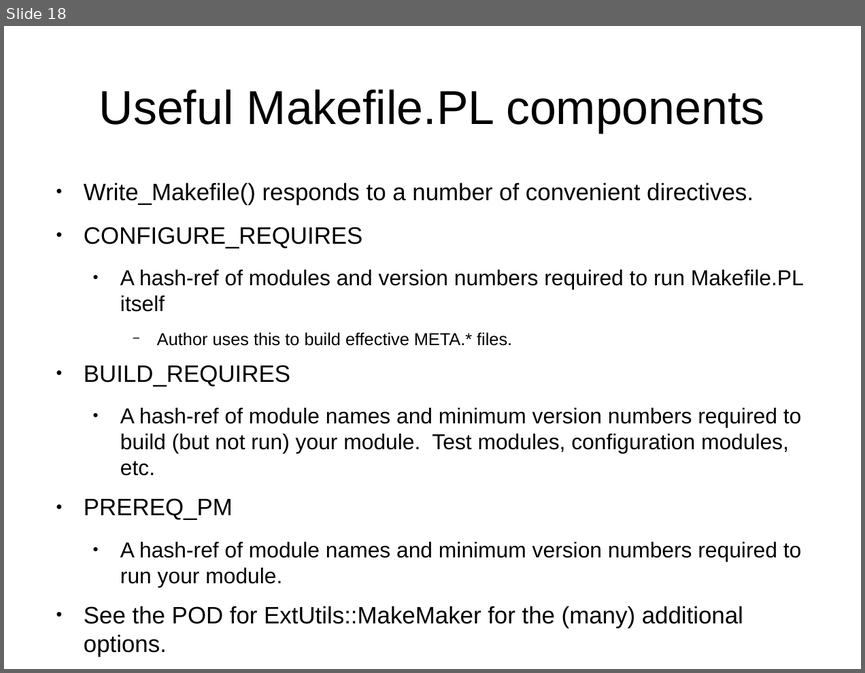
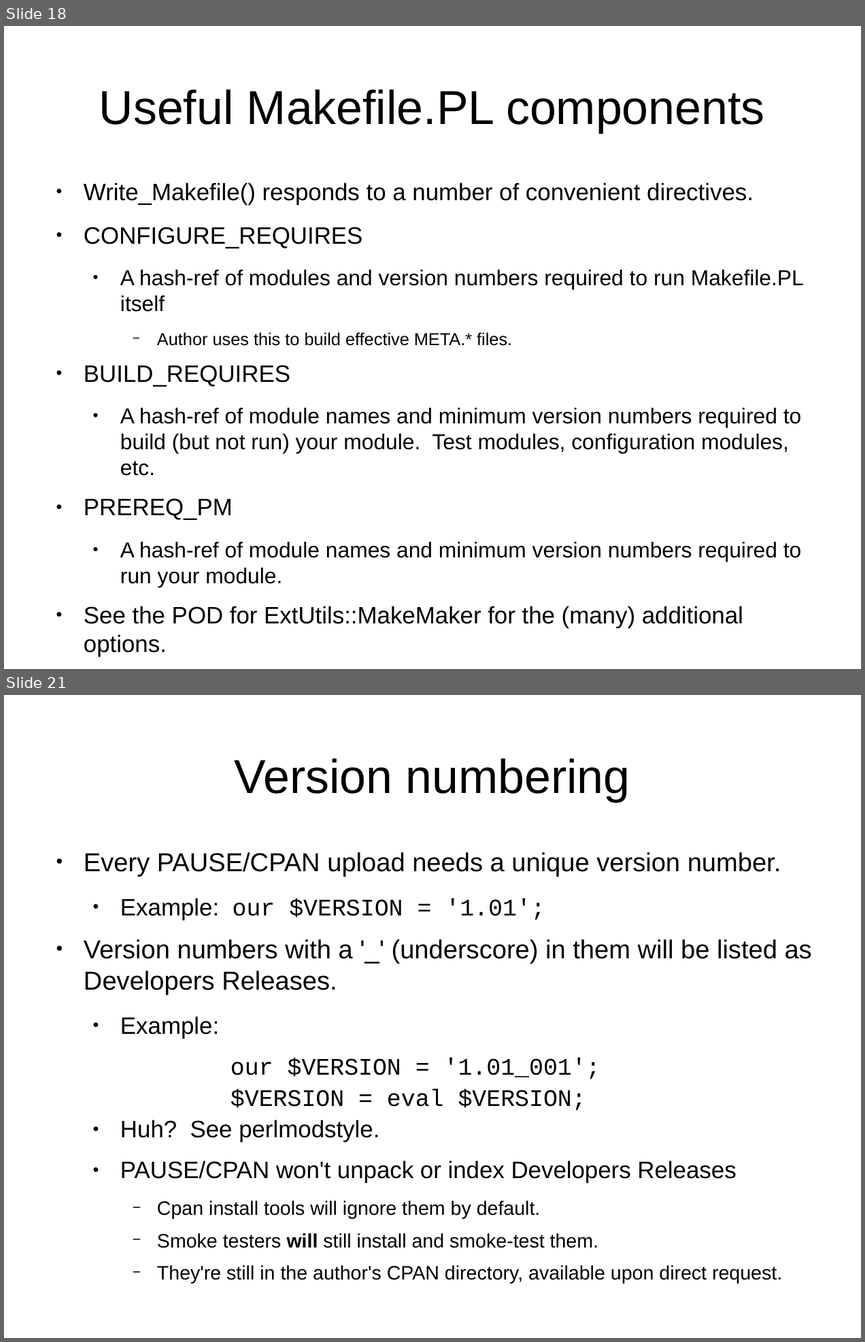
Before and after one commit to daoswald/CPAN-Power-Tools-Talk, a slide deck: PowerTools-I.odp. Shown one above the other, each under a label of ours: slide 18 before the commit, slides 18 and 21 after it; the slides between them are not shown. The pictures are 865x673 and 865x1342 pixels, drawn with LibreOffice and Linux fonts; fonts in the diff are those of the drawing. Boxes give left, top, right and bottom in pixels: in the first picture for what was removed or moved away, otherwise in the second. Text is boxed around its words. In the diff, an @@ line names an element or a change of style, - is before the commit and + after.

```diff
--- a/PowerTools-I.odp
+++ b/PowerTools-I.odp
@@ slide 21 added at (x1=4, y1=695, x2=861, y2=1338), background #FFFFFF @@
@@ title added at (x1=234, y1=758, x2=630, y2=802), 44 pt, text #000000 @@
+Version numbering
@@ text added at (x1=84, y1=852, x2=812, y2=1280), 18 pt, text #000000 @@
+● Every PAUSE/CPAN upload needs a unique version number.
+  ● Example: our $VERSION = '1.01';
+● Version numbers with a '_' (underscore) in them will be listed as Developers Releases.
+  ● Example:
+        our $VERSION = '1.01_001';
+        $VERSION = eval $VERSION;
+  ● Huh? See perlmodstyle.
+  ● PAUSE/CPAN won't unpack or index Developers Releases
+    − Cpan install tools will ignore them by default.
+    − Smoke testers will still install and smoke-test them.
+    − They're still in the author's CPAN directory, available upon direct request.
```
Also in this commit, not shown: 1 slide changed, 6 other slides added.
